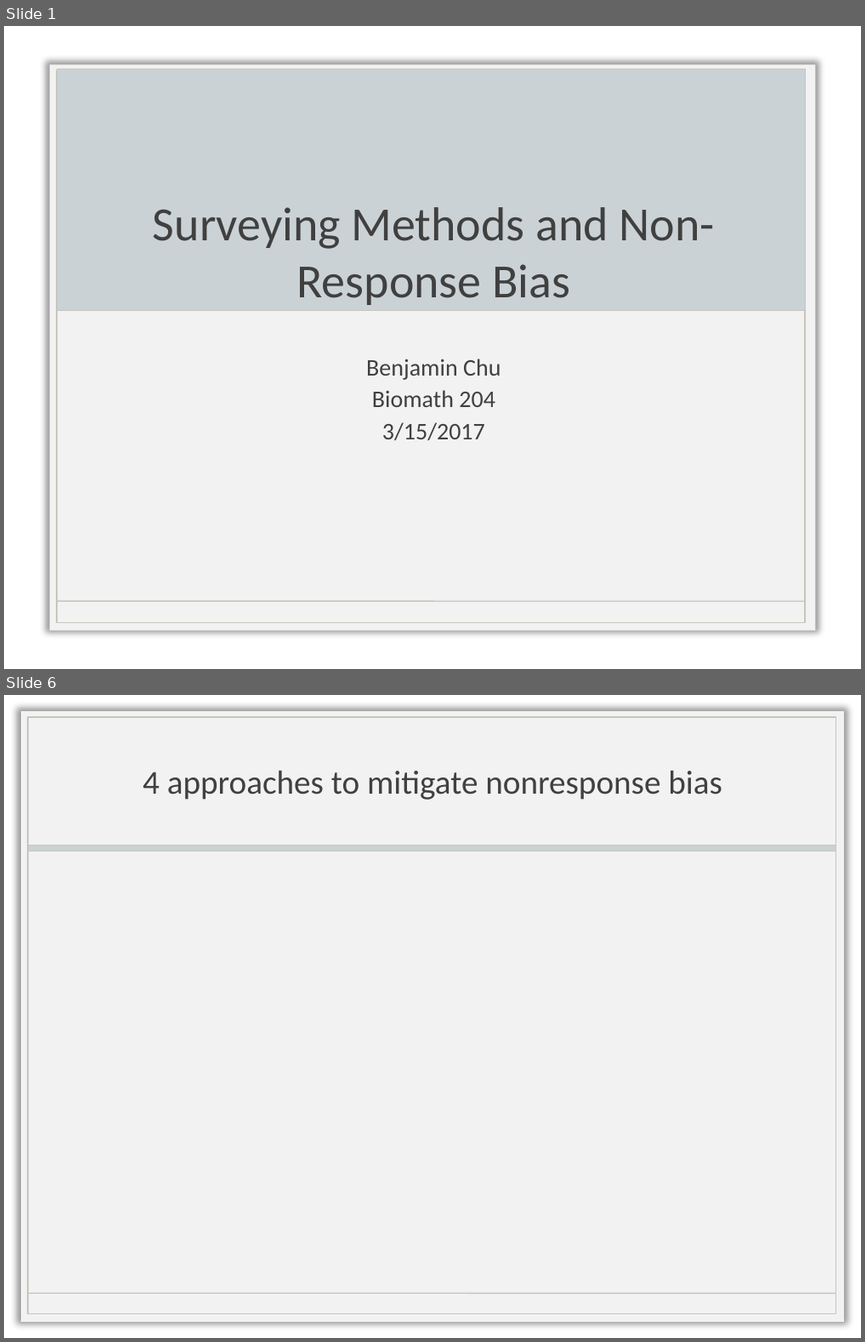
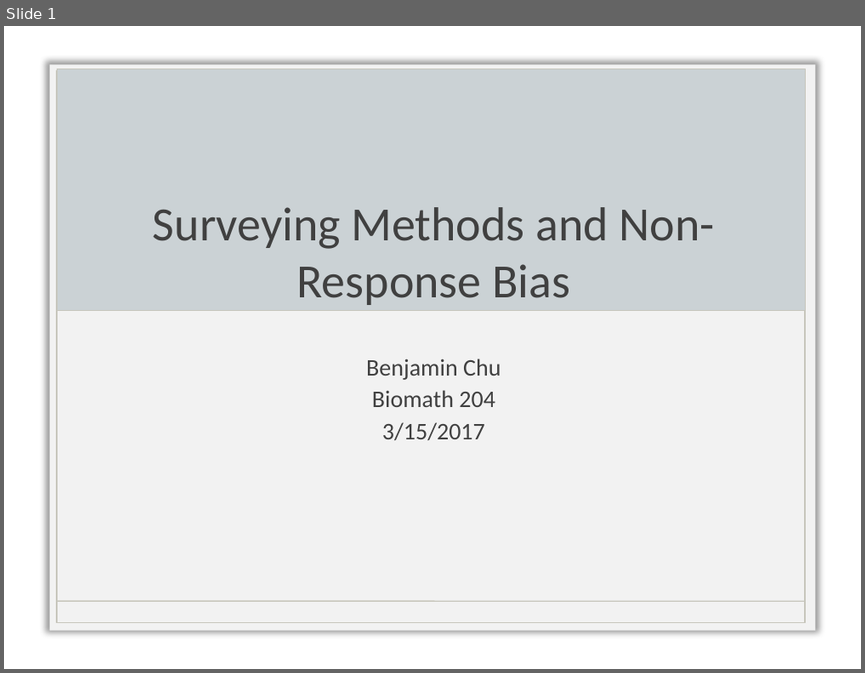
Before and after one commit to biona001/biomath_204, a slide deck: project ver.3/Presentation.pptx. Shown one above the other, each under a label of ours: slides 1 and 6 before the commit, slide 1 after it; the slides between them are not shown. The pictures are 865x1342 and 865x673 pixels, drawn with LibreOffice and Linux fonts; fonts in the diff are those of the drawing; background and template pictures are left out. Boxes give left, top, right and bottom in pixels: in the first picture for what was removed or moved away, otherwise in the second. Text is boxed around its words. In the diff, an @@ line names an element or a change of style, - is before the commit and + after.

Commit message:
used weights to adjust for nonresponse bias

```diff
--- a/project ver.3/Presentation.pptx
+++ b/project ver.3/Presentation.pptx
@@ slide 6 removed at bbox=[4, 695, 861, 1338], background picture (left out) @@
@@ title removed at bbox=[143, 771, 722, 800] @@
-4 approaches to mitigate nonresponse bias
@@ group removed at bbox=[21, 711, 844, 1321]: 3 rectangles, 1 line @@
```
Also in this commit, not shown: 2 slides changed, 3 other slides removed, 7 other files.
